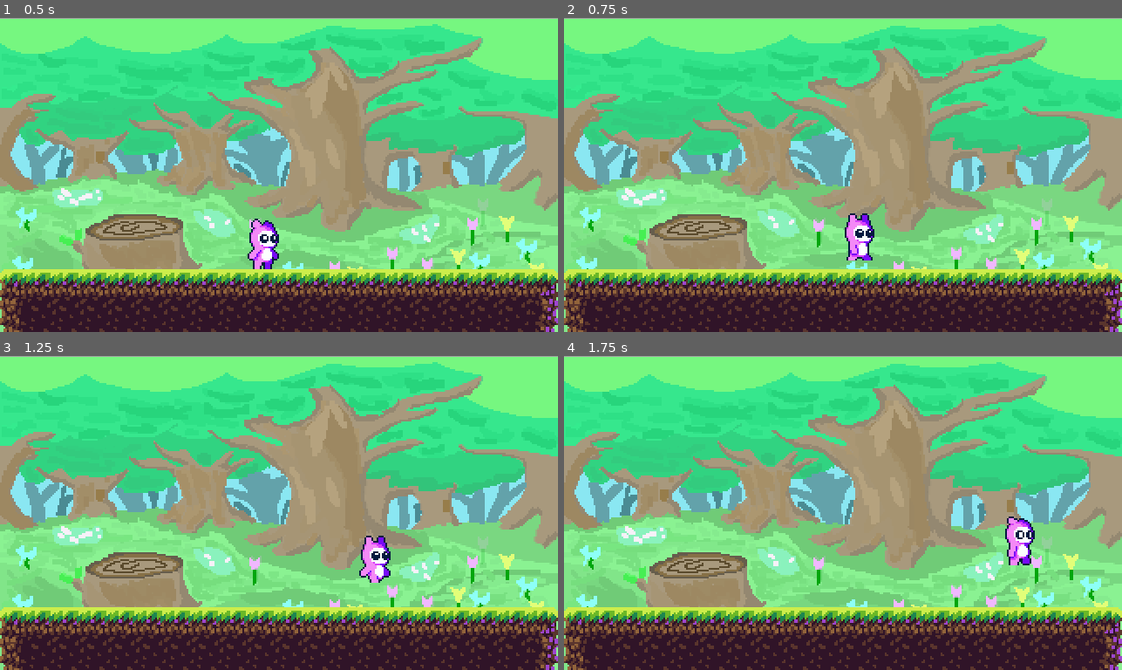
Above: before the commit, frames 1-4 (two rows, left to right).
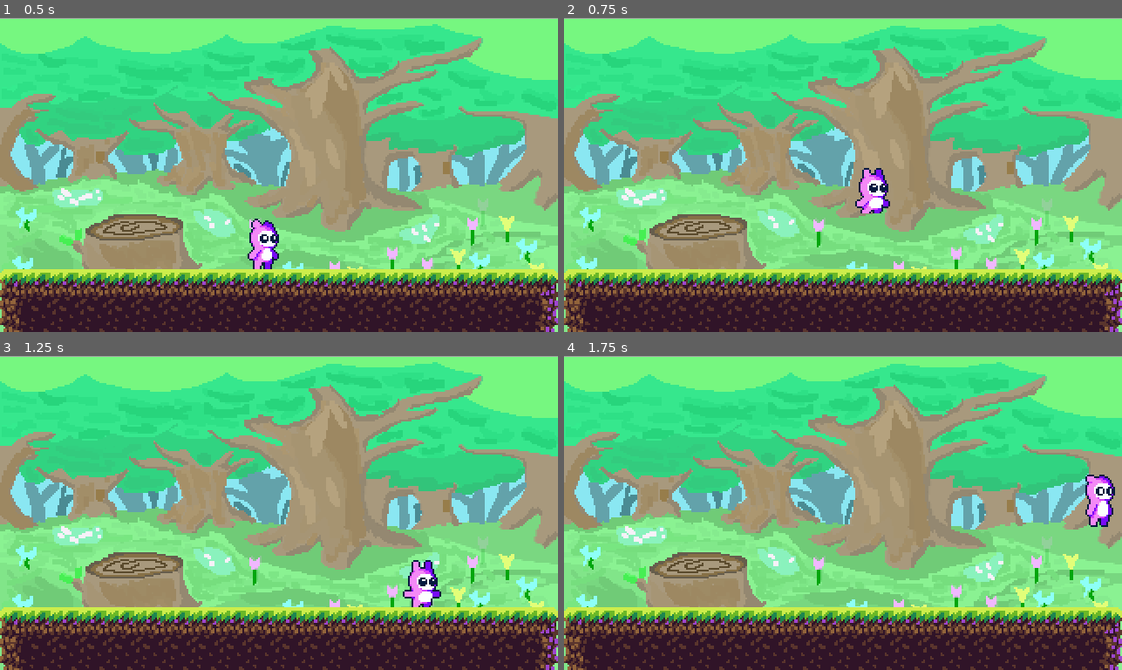
Above: after the commit, the same moments.

Repository: UHM-GameGPT/Gembound
Game: Godot game, scene res://scenes/tutorial.tscn
The game is run twice, just before and just after one commit, with the same random seed, the same clock (stepped at 60 frames per second) and the same inputs.
Inputs:
- Up to frame 1 (0.5 s): no input
- Up to frame 2 (0.75 s): hold D (right) from 0.53 s (still down); tap W (up) at 0.6 s
- Up to frame 3 (1.25 s): keep holding D (right); tap W (up) at 0.77, 1.07 s
- Up to frame 4 (1.75 s): keep holding D (right); tap W (up) at 1.35, 1.52 s

Frame 1 is identical in both runs. In frame 2, 1.3% of the frame differs, in the area x 50-59%, y 47-78%; in frame 3, 1.3%; in frame 4, 1.4%, in the area x 79-99%, y 37-67%.

Commit message:
modified player code and added jumping character
modified player code, added jumping character sprite, player flips direction with moving left or right. Jumps goes back down to the ground

Diff:
--- a/scenes/player.tscn
+++ b/scenes/player.tscn
@@ -1,8 +1,9 @@
-[gd_scene load_steps=16 format=3 uid="uid://1dwenc3ti31r"]
+[gd_scene load_steps=25 format=3 uid="uid://1dwenc3ti31r"]
 
 [ext_resource type="Texture2D" uid="uid://bmwro771meyt3" path="res://assets/sprites/movement/player_walk_right.png" id="1_5c4ld"]
 [ext_resource type="Script" path="res://scripts/player_movement.gd" id="1_j38ne"]
 [ext_resource type="Texture2D" uid="uid://bglx6cwuv4cgr" path="res://assets/sprites/movement/player_idle_right.png" id="2_fx855"]
+[ext_resource type="Texture2D" uid="uid://bvkh1nxb2nkg7" path="res://assets/sprites/movement/player_jumping.png" id="3_cbsm1"]
 
 [sub_resource type="AtlasTexture" id="AtlasTexture_6j0ri"]
 atlas = ExtResource("2_fx855")
@@ -19,6 +20,38 @@
 [sub_resource type="AtlasTexture" id="AtlasTexture_7falc"]
 atlas = ExtResource("2_fx855")
 region = Rect2(96, 0, 32, 32)
+
+[sub_resource type="AtlasTexture" id="AtlasTexture_yd7ku"]
+atlas = ExtResource("3_cbsm1")
+region = Rect2(0, 0, 32, 32)
+
+[sub_resource type="AtlasTexture" id="AtlasTexture_0211h"]
+atlas = ExtResource("3_cbsm1")
+region = Rect2(32, 0, 32, 32)
+
+[sub_resource type="AtlasTexture" id="AtlasTexture_qtac8"]
+atlas = ExtResource("3_cbsm1")
+region = Rect2(64, 0, 32, 32)
+
+[sub_resource type="AtlasTexture" id="AtlasTexture_7at80"]
+atlas = ExtResource("3_cbsm1")
+region = Rect2(96, 0, 32, 32)
+
+[sub_resource type="AtlasTexture" id="AtlasTexture_mvndi"]
+atlas = ExtResource("3_cbsm1")
+region = Rect2(128, 0, 32, 32)
+
+[sub_resource type="AtlasTexture" id="AtlasTexture_ujdb4"]
+atlas = ExtResource("3_cbsm1")
+region = Rect2(160, 0, 32, 32)
+
+[sub_resource type="AtlasTexture" id="AtlasTexture_6l3uy"]
+atlas = ExtResource("3_cbsm1")
+region = Rect2(192, 0, 32, 32)
+
+[sub_resource type="AtlasTexture" id="AtlasTexture_7qd7m"]
+atlas = ExtResource("3_cbsm1")
+region = Rect2(224, 0, 32, 32)
 
 [sub_resource type="AtlasTexture" id="AtlasTexture_7vll3"]
 atlas = ExtResource("1_5c4ld")
@@ -83,6 +116,35 @@
 }, {
 "frames": [{
 "duration": 1.0,
+"texture": SubResource("AtlasTexture_yd7ku")
+}, {
+"duration": 1.0,
+"texture": SubResource("AtlasTexture_0211h")
+}, {
+"duration": 1.0,
+"texture": SubResource("AtlasTexture_qtac8")
+}, {
+"duration": 1.0,
+"texture": SubResource("AtlasTexture_7at80")
+}, {
+"duration": 1.0,
+"texture": SubResource("AtlasTexture_mvndi")
+}, {
+"duration": 1.0,
+"texture": SubResource("AtlasTexture_ujdb4")
+}, {
+"duration": 1.0,
+"texture": SubResource("AtlasTexture_6l3uy")
+}, {
+"duration": 1.0,
+"texture": SubResource("AtlasTexture_7qd7m")
+}],
+"loop": true,
+"name": &"jumping",
+"speed": 10.0
+}, {
+"frames": [{
+"duration": 1.0,
 "texture": SubResource("AtlasTexture_7vll3")
 }, {
 "duration": 1.0,
@@ -132,14 +194,17 @@
 size = Vector2(18, 28)
 
 [node name="Player" type="CharacterBody2D"]
-z_index = 1
+z_index = 5
 position = Vector2(123, 164)
+collision_layer = 2
 script = ExtResource("1_j38ne")
 metadata/_edit_group_ = true
 
 [node name="AnimatedSprite2D" type="AnimatedSprite2D" parent="."]
 sprite_frames = SubResource("SpriteFrames_5kimm")
-animation = &"walk_left"
+animation = &"jumping"
+frame = 7
+frame_progress = 0.475489
 metadata/_edit_group_ = true
 
 [node name="CollisionShape2D" type="CollisionShape2D" parent="."]
--- a/scripts/player_movement.gd
+++ b/scripts/player_movement.gd
@@ -1,10 +1,57 @@
+extends CharacterBody2D
+
+const SPEED = 130.0
+const JUMP_VELOCITY = -300.0
+
+@onready var animated_sprite: AnimatedSprite2D = $AnimatedSprite2D
+
+func _physics_process(delta: float) -> void:
+	# Add the gravity.
+	if not is_on_floor():
+		velocity += get_gravity() * delta
+
+	# Handle jump.
+	if Input.is_action_just_pressed("up") and is_on_floor():
+		velocity.y = JUMP_VELOCITY
+
+	# Get the input direction and handle the movement/deceleration.
+	# As good practice, you should replace UI actions with custom gameplay actions.
+	# get the input direction -1, 0, 1
+	var direction := Input.get_axis("left", "right")
+
+	# flip sprite
+	if direction > 0:
+		animated_sprite.flip_h = false
+	elif  direction < 0:
+		animated_sprite.flip_h = true
+
+	# play animations
+	if is_on_floor():
+		if direction == 0:
+			animated_sprite.play("idle_right")
+		else:
+			animated_sprite.play("walk_right")
+	else:
+		animated_sprite.play("jumping")
+
+	if direction:
+		velocity.x = direction * SPEED
+	else:
+		velocity.x = move_toward(velocity.x, 0, SPEED)
+
+	move_and_slide()
+
+"""
 extends CharacterBody2D
 
 var max_speed = 100;
 var last_direction = Vector2(1,0)
 
-func _physics_process(delta):
+@onready var animated_sprite: AnimatedSprite2D = $AnimatedSprite2D
+
+func _physics_process(delta: float) -> void:
 	var direction = Input.get_vector("left", "right", "up", "down")
+
 	velocity = direction * max_speed
 	move_and_slide()
 
@@ -16,12 +63,13 @@
 
 func play_walk_animation(direction):
 	if direction.x > 0:
-		$AnimatedSprite2D.play("walk_right")
+		animated_sprite.play("walk_right")
 	elif direction.x < 0:
-		$AnimatedSprite2D.play("walk_left")
+		animated_sprite.play("walk_left")
 
 func play_idle_animation(direction):
 	if direction.x > 0:
-		$AnimatedSprite2D.play("idle_right")
+		animated_sprite.play("idle_right")
 	elif direction.x < 0:
-		$AnimatedSprite2D.play("idle_left")
+		animated_sprite.play("idle_left")
+"""
Renamed: assets/sprites/Pink_Monster_Jump_8.png -> assets/sprites/movement/player_jumping.png
Not shown, added: assets/sprites/movement/player_jumping.png.import
